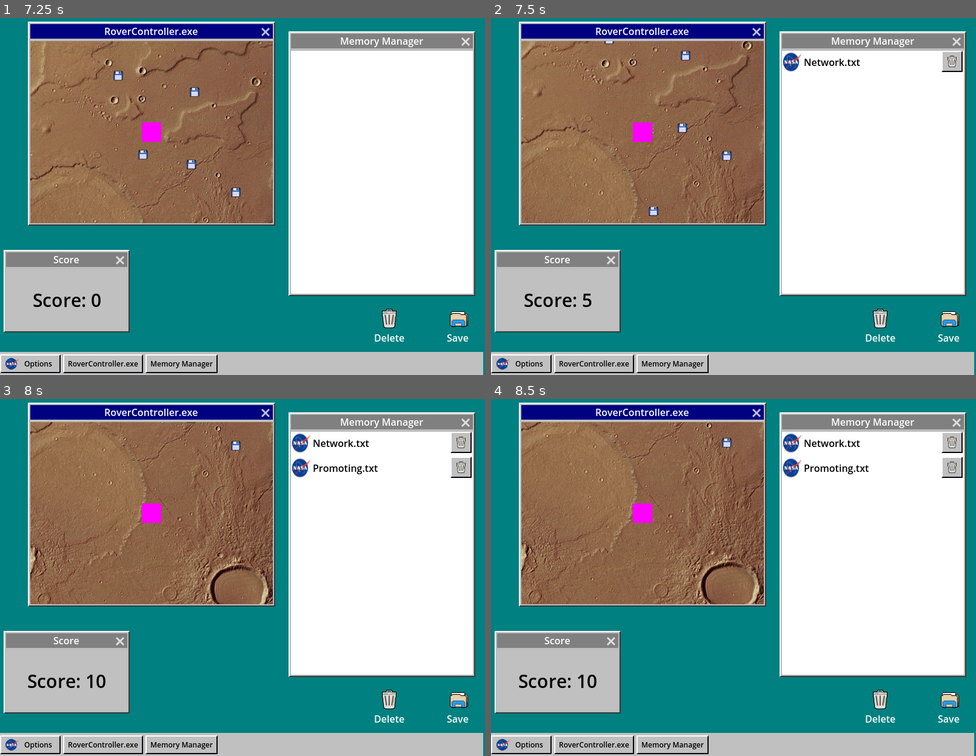
Above: before the commit, frames 1-4 (two rows, left to right).
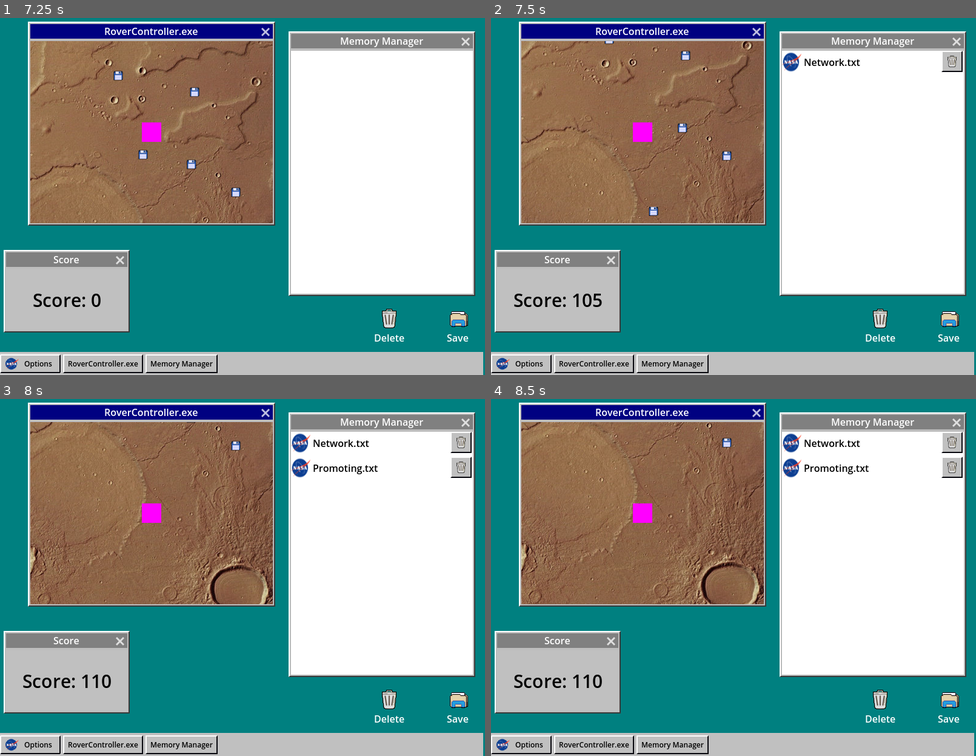
Above: after the commit, the same moments.

Repository: jerrutledge/Mars-Roverflow
Game: Godot game, scene res://scenes/Desktop.tscn
Same seed, same stepped clock (60 frames per second), same inputs: the game is played once before the commit and once after it.
Inputs (mouse positions are in pixels of both pictures, inside the frame that each line leads up to):
- Up to frame 1 (7.25 s): click "RoverController.exe" at 0.5 s; click "Memory Manager" at 1.25 s; click "Options" at 2 s; move the mouse to (349, 175) at 2.77 s; hold D (rover_right) 2.78-3.5 s; hold Backspace (delete) 2.78-3.5 s; click (349, 175) at 2.92 s; drag from (145, 210) to (121, 75) at 3.52 s; move the mouse to (291, 114) at 4.27 s; hold D (rover_right) 4.28-5 s; hold Backspace (delete) 4.28-5 s; drag from (218, 264) to (14, 153) at 5.02 s; move the mouse to (388, 246) at 5.77 s; hold A (rover_left) 5.78-6.5 s; hold Backspace (delete) 5.78-6.5 s; drag from (97, 139) to (300, 132) at 6.52 s
- Up to frame 2 (7.5 s): move the mouse to (757, 192) at 7.27 s; hold S (rover_down) from 7.28 s (still down); hold Backspace (delete) from 7.28 s (still down); click (757, 192) at 7.42 s
- Up to frame 3 (8 s): keep holding S (rover_down); keep holding Backspace (delete)
- Up to frame 4 (8.5 s): release S (rover_down) at 8 s; release Backspace (delete) at 8 s; drag from (660, 481) to (888, 406) at 8.02 s

Frame 1 is identical in both runs. In frame 2, 0.3% of the frame differs, in the area x 4-23%, y 77-81%; in frame 3, 0.4%; in frame 4, 0.4%.

Commit message:
Decrease score instances

Diff:
--- a/scenes/Mars.tscn
+++ b/scenes/Mars.tscn
@@ -41,6 +41,15 @@
 [node name="Collectible5" parent="Collectibles" instance=ExtResource("3_udfk4")]
 position = Vector2(665, 171)
 
+[node name="Collectible6" parent="Collectibles" instance=ExtResource("3_udfk4")]
+position = Vector2(180, 926)
+
+[node name="Collectible7" parent="Collectibles" instance=ExtResource("3_udfk4")]
+position = Vector2(825, 985)
+
+[node name="Collectible8" parent="Collectibles" instance=ExtResource("3_udfk4")]
+position = Vector2(136, 688)
+
 [node name="Aliens" type="Node2D" parent="."]
 
 [node name="CollectibleTimer" type="Timer" parent="."]
--- a/src/Alien.gd
+++ b/src/Alien.gd
@@ -13,6 +13,7 @@
 	position += vel * delta
 
 func _on_hit(_area):
+	Global.score_add(-10)
 	Global.make_new_virus(null)
 	Global.emit_signal('scramble')
 	queue_free()
--- a/src/Desktop.gd
+++ b/src/Desktop.gd
@@ -14,6 +14,7 @@
 	Global.open_item.connect(_on_open_item)
 	Global.game_over_sig.connect(_on_game_over)
 	Global.set_desktop(self)
+	Global.score = 100
 
 func _on_open_item(item):
 	var window = text_window.instantiate()
@@ -49,3 +50,7 @@
 	new_item.mem_item = creator
 	add_child(new_item)
 	return new_item
+
+func _on_timer_timeout():
+	Global.score_add(-1)
+	$Timer.start(5)
